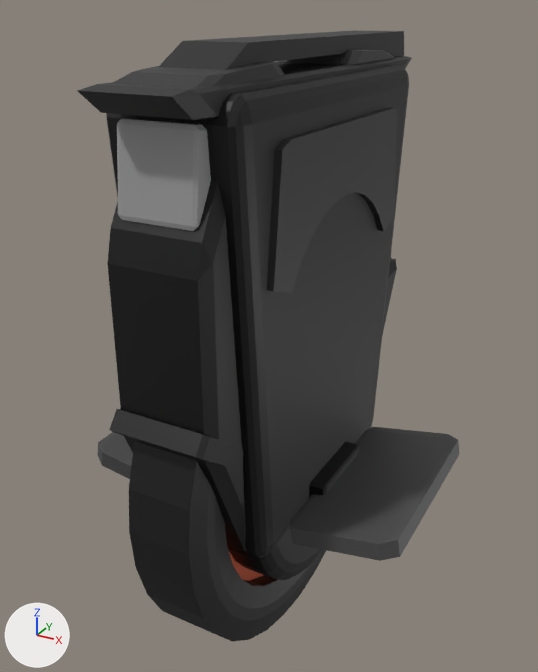
Two versions of the glTF model assets/monowheel.glb, one commit apart.
Before and after are seen from a 50 mm camera at (2.33, -4.39, 4.49) aimed at (-0.11, 0.06, 2.27). Arrows for +X, +Y and +Z are at lower left; the lights stay in place. Where no turn or scale is listed for an object, it has been applied to the vertices.

Objects in the first picture: 'Cube', 'WheelAnimation', 'Куб', 'Куб.003', 'Куб.004', 'Куб.006', 'Куб.007', 'Куб.008', 'Куб.009', 'Куб.011', 'Куб.013', 'Куб.014'.
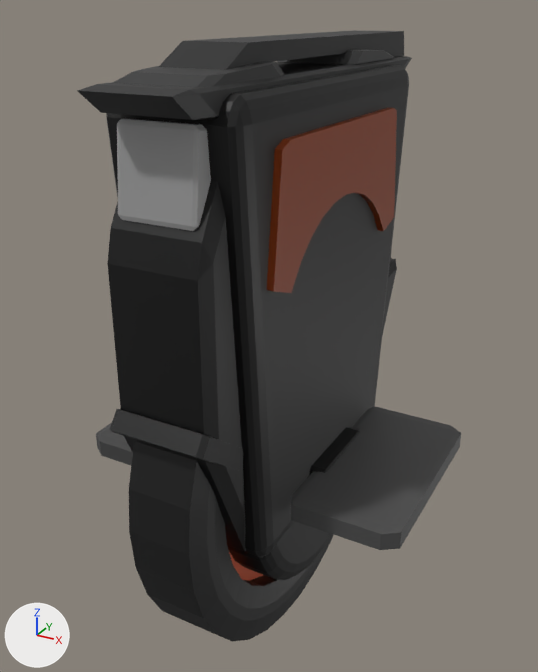
Location of each change, (x1, y1, x2, y2) in pixels of the pictures (538 x 672 px):
'Куб.013', moved, turned: before (290, 427, 459, 561); after (291, 407, 461, 550)
'Куб.009', recoloured (black to brown): (267, 108, 397, 293) in both
'Куб.011', moved: before (309, 441, 360, 498); after (310, 427, 360, 474)
'Куб.014', moved, turned: before (98, 432, 133, 479); after (96, 423, 133, 465)

Patch to the scene script:
```diff
--- a/assets/monowheel.glb.py
+++ b/assets/monowheel.glb.py
@@ mat_материал_011 @@
 mat_материал_011 = principled_material('Материал.011')
-mat_материал_011.base_color = (0.0237, 0.0237, 0.0237)  # black #2b2b2b
+mat_материал_011.base_color = (0.26, 0.0379, 0.0)  # brown #8b3700
@@ ob_куб_011 @@
 ob_куб_011 = bpy.data.objects.new('Куб.011', me_куб_014)
-ob_куб_011.location = (0.44, 0.0, 1.241)
+ob_куб_011.location = (0.44, 0.0, 1.373)
@@ ob_куб_013 @@
 ob_куб_013 = bpy.data.objects.new('Куб.013', me_куб_016)
-ob_куб_013.location = (0.847, 0.0, 1.304)
-ob_куб_013.rotation_euler = (0.0, 0.176, 3.142)  # degrees (0, 10, 180)
+ob_куб_013.location = (0.847, 0.0, 1.436)
+ob_куб_013.rotation_euler = (0.0, -0.0000791, 3.142)  # degrees (0, 0, 180)
 ob_куб_013.scale = (-0.387, -0.756, -0.0696)
@@ ob_куб_014 @@
 ob_куб_014 = bpy.data.objects.new('Куб.014', me_куб_017)
-ob_куб_014.location = (-0.843, 0.0, 1.304)
-ob_куб_014.rotation_euler = (3.142, 0.143, 0.0)  # degrees (180, 8.2, 0)
+ob_куб_014.location = (-0.843, 0.0, 1.436)
+ob_куб_014.rotation_euler = (3.142, -0.00116, 0.0)  # degrees (180, -0.1, 0)
 ob_куб_014.scale = (-0.387, -0.756, -0.0696)
```
